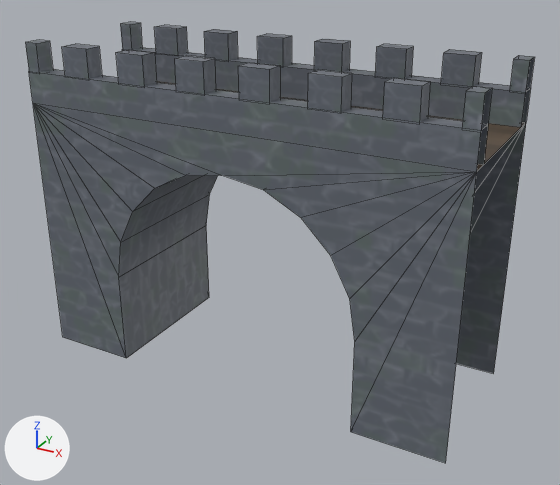
What one commit did to the FBX model Content/ART/FERRON/1-Models/Building/Fortress/SM_Fortress_DrawbridgeWall.fbx.
Rendered twice from a 50 mm camera at (7.36, -12.91, 9.24) aimed at (0.34, -0.14, 2.86). The axes (+X, +Y, +Z) are drawn at lower left. The lights are the same throughout. Mesh edges are drawn as thin lines. Where no turn or scale is listed for an object, it has been applied to the vertices.
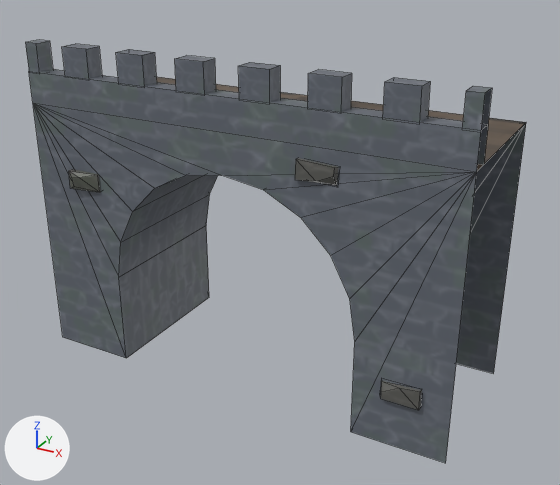
Changed parts and their boxes [x1, y1, x2, y2] in the pictures (560 x 485 px):
'polySurface965', reshaped: before [25, 22, 535, 463]; after [25, 40, 526, 463]
part 1 of me_mesh, deleted: before [120, 22, 535, 127]
part 2 of me_mesh, added: after [69, 169, 101, 192]
part 3 of me_mesh, added: after [295, 158, 422, 410]

Diff of the bpy script that builds the scene:
```diff
--- a/Content/ART/FERRON/1-Models/Building/Fortress/SM_Fortress_DrawbridgeWall.fbx.py
+++ b/Content/ART/FERRON/1-Models/Building/Fortress/SM_Fortress_DrawbridgeWall.fbx.py
@@ me_mesh @@
 # used by ob_polysurface965; location = (-4.57, -1.65, 0.0)
-me_mesh.from_pydata(...)  # 178 vertices, 125 faces; spans x 0.0..9.14, y 0.0..3.3, z 0.0..6.7
+me_mesh.from_pydata(...)  # 137 vertices, 112 faces; spans x 0.0..9.14, y -0.17..3.3, z 0.0..6.7
+# me_mesh part 1: 9 loose pieces with 72 vertices, spanning x 0.0..9.14, y 2.9..3.3, z 5.5..6.7, are deleted
+# me_mesh part 2
+# 11 vertices are added at x 0.88..1.59, y -0.17..0.12, z 3.86..4.23
+# 10 new faces join them
+# me_mesh part 3
+# 20 vertices are added at x 6.07..8.59, y -0.09..0.03, z 1.0..5.26
+# 18 new faces join them
 me_mesh.materials.append(mat_lambert1)
```
